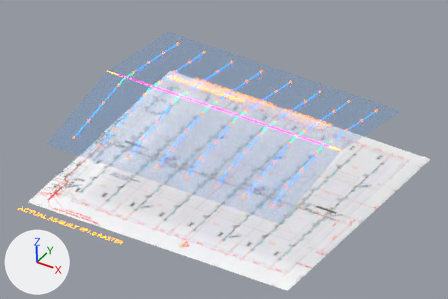
Renders of the Blender file apps/autosprink/src/data/proofs/bgc-source-plan-section-3d-registration/bgc-source-registered-3d.blend from each side of a commit.
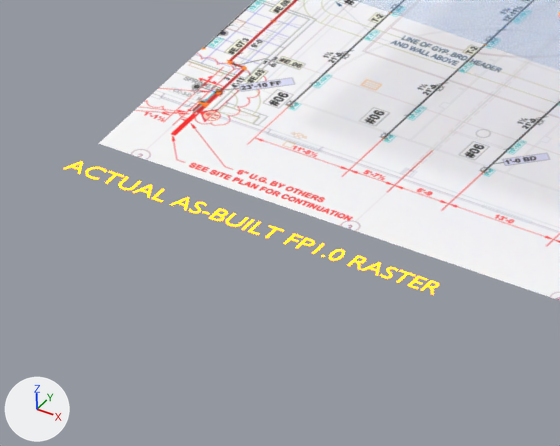
The first picture shows the older version from the file's camera 'Proof camera'. The close-ups show the older and then the newer version on the part from 0% to 35% of the width and 54% to 96% of the height of that picture. Only the edits that show in the close-ups are written down. The lights are fixed; the arrows at lower left show +X, +Y and +Z.

The first close-up shows 'ACTUAL_AS_BUILT_FP1_0_UNDERLAY', 'SOURCE_A301_ROOF_SURFACES', 'Text'.
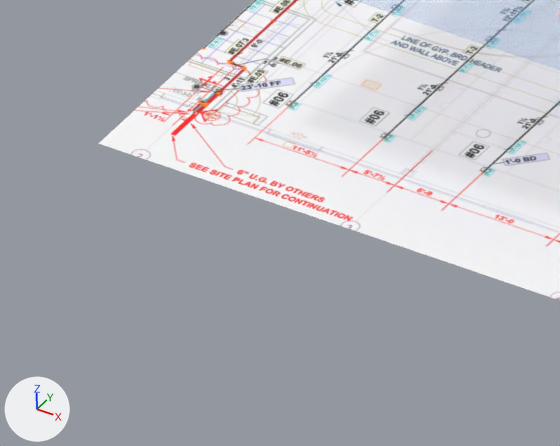
Where the newer file only moved an object's origin or applied its transform, the numbers keep the older frame.

Boxes (x1, y1, x2, y2) around the edits, measured in the close-ups (560 x 446 px):
'Text', deleted
    before: (63, 161, 439, 295)

Diff of the bpy script that builds the scene:
```diff
--- a/apps/autosprink/src/data/proofs/bgc-source-plan-section-3d-registration/bgc-source-registered-3d.blend.py
+++ b/apps/autosprink/src/data/proofs/bgc-source-plan-section-3d-registration/bgc-source-registered-3d.blend.py
@@ ob_text @@
-ob_text = bpy.data.objects.new('Text', txt_text)
-ob_text.location = (-5.0, -57.0, 0.5)
```
